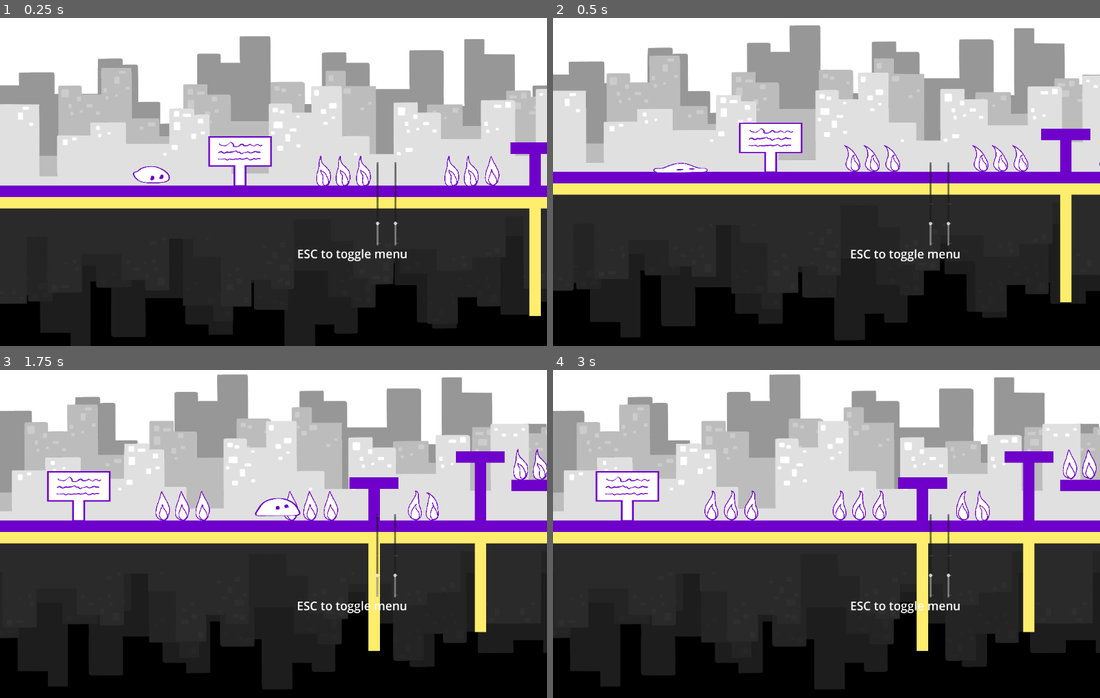
Above: before the commit, frames 1-4 (two rows, left to right).
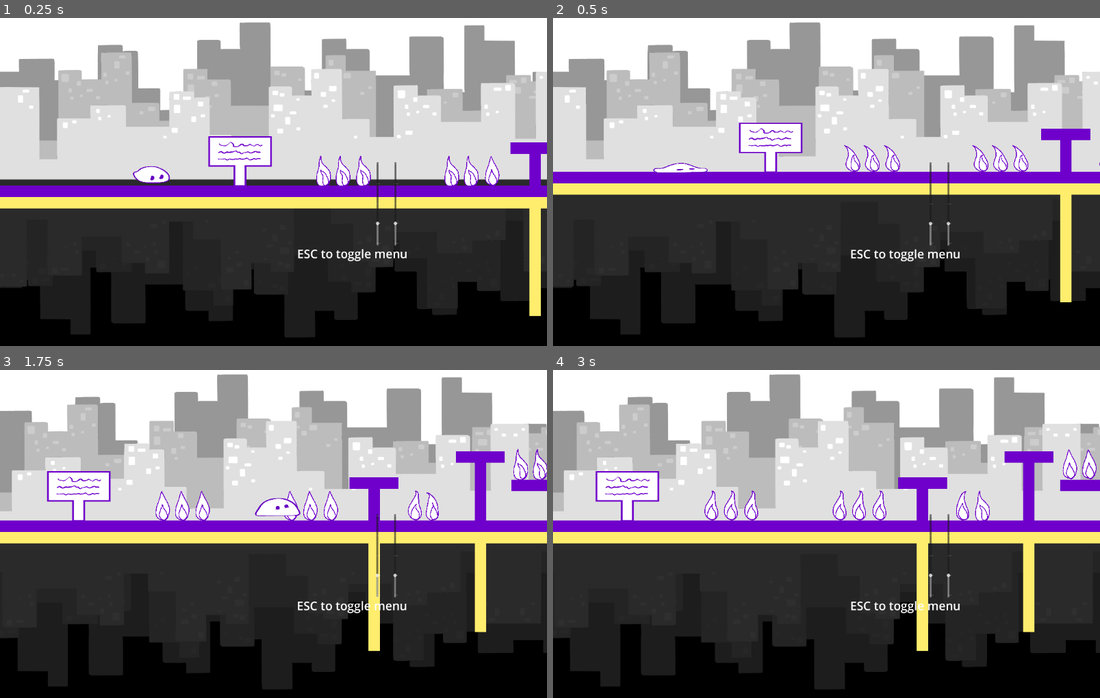
Above: after the commit, the same moments.

Repository: Globs-United/Project
Game: Godot game, scene res://lvl2.tscn
Same seed, same stepped clock (60 frames per second), same inputs: the game is played once before the commit and once after it. This scene is started directly instead of the project's main scene. Sound files missing from this copy of the repository are replaced by a short silence.
Inputs:
- Up to frame 1 (0.25 s): no input
- Up to frame 2 (0.5 s): no input
- Up to frame 3 (1.75 s): hold Right (moveRight) from 0.53 s (still down); tap E (interact) at 0.6, 1.35 s; tap Space (jump) at 0.77, 1.52 s
- Up to frame 4 (3 s): release Right (moveRight) at 2.03 s; hold Left (moveLeft) from 2.03 s (still down); tap E (interact) at 2.1, 2.85 s

The runs differ from the first frame. In frame 1, 17% of the frame differs, in the area x 0-100%, y 1-100%; in frame 2, 3.7%; in frame 3, less than 0.1%; in frame 4, less than 0.1%.

Commit message:
Maybe fix background

Diff:
--- a/object_scenes/background.tscn
+++ b/object_scenes/background.tscn
@@ -6,7 +6,7 @@
 [ext_resource type="Texture2D" uid="uid://bdxuvitu5w5sb" path="res://sprites/City1_tiled.png" id="4_t7lll"]
 
 [node name="ParallaxBackground" type="ParallaxBackground"]
-scroll_base_scale = Vector2(0.7, 1)
+scroll_base_scale = Vector2(0.7, 0)
 scroll_limit_begin = Vector2(-1e+09, 0)
 scroll_limit_end = Vector2(1e+08, 0)
 
